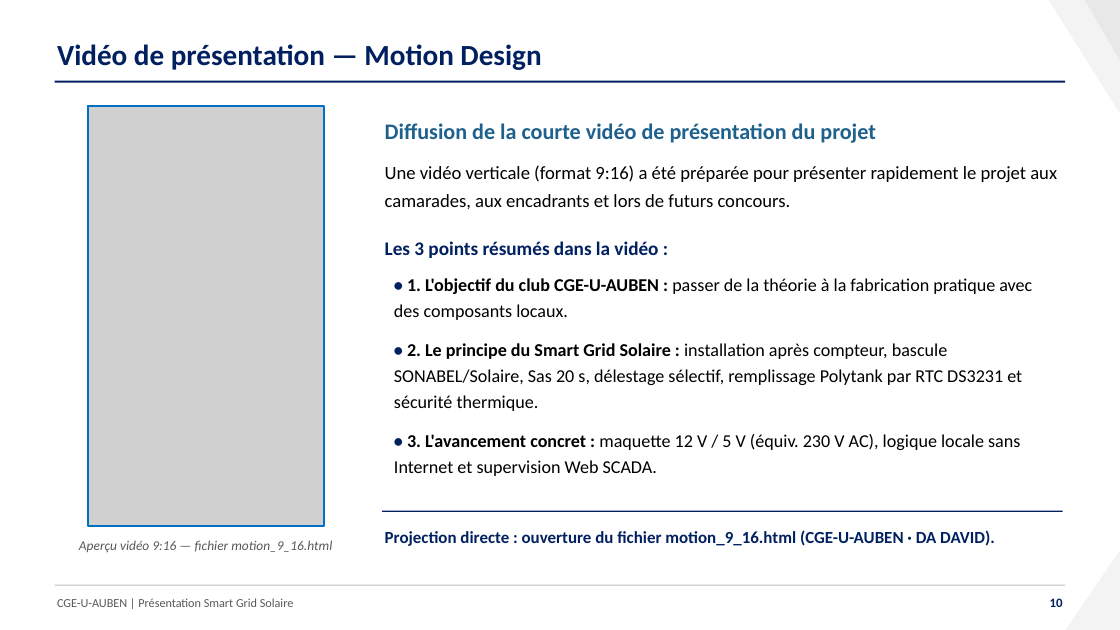
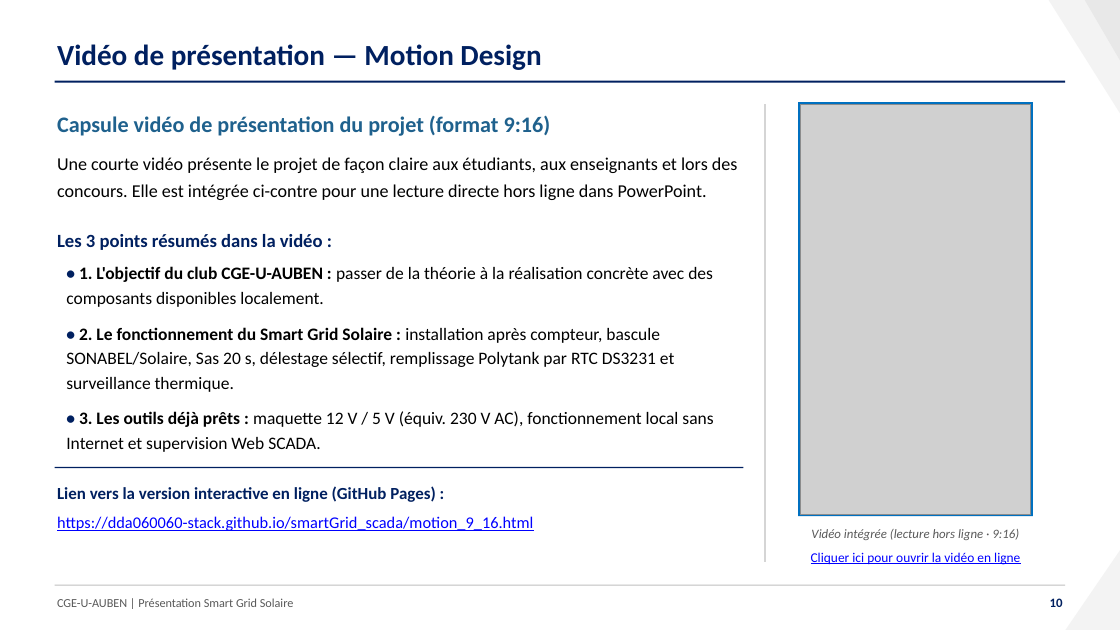
Before and after one commit to dda060060-stack/smartGrid_scada, a slide deck: slide 10 of Presentation_CGE_SmartGrid_UAUBEN.pptx. Drawn at 1120x630 pixels with LibreOffice and Linux fonts; fonts in the diff are those of the drawing; grey boxes stand for pictures. Boxes give left, top, right and bottom in pixels: in the first picture for what was removed or moved away, otherwise in the second. Text is boxed around its words. In the diff, an @@ line names an element or a change of style, - is before the commit and + after.

Commit message:
Intégrer la vidéo MP4 9:16 hors ligne et le lien cliquable GitHub Pages vérifié sur la Slide 10

```diff
--- a/Presentation_CGE_SmartGrid_UAUBEN.pptx
+++ b/Presentation_CGE_SmartGrid_UAUBEN.pptx
@@ text at box(57, 115, 551, 136): text changed @@
-Diffusion de la courte vidéo de présentation du projet
+Capsule vidéo de présentation du projet (format 9:16)
@@ picture removed at box(87, 106, 323, 526) @@
@@ rectangle removed at box(87, 106, 323, 526) @@
@@ rectangle added at box(765, 104, 765, 562), fill #BFBFBF @@
@@ rectangle added at box(798, 103, 1033, 517), fill #0070C0 @@
@@ picture added at box(801, 104, 1032, 514) @@
@@ text added at box(57, 157, 738, 200), 15.5 pt, text #000000 @@
+Une courte vidéo présente le projet de façon claire aux étudiants, aux enseignants et lors des concours. Elle est intégrée ci-contre pour une lecture directe hors ligne dans PowerPoint.
@@ text removed at box(385, 165, 1057, 209) @@
-Une vidéo verticale (format 9:16) a été préparée pour présenter rapidement le projet aux camarades, aux encadrants et lors de futurs concours.
@@ text "Les 3 points résumés dans ...": place and size @@
-text "Les 3 points résumés dans ..." at box(385, 241, 658, 258)
+text "Les 3 points résumés dans ..." at box(57, 234, 323, 250)
@@ text "Les 3 points résumés dans ..." at box(57, 234, 323, 250): size 16.5 to 16 pt @@
@@ text at box(66, 266, 713, 452): text changed; size 15.5 to 15 pt @@
-• 1. L'objectif du club CGE-U-AUBEN : passer de la théorie à la fabrication pratique avec des composants locaux.
-• 2. Le principe du Smart Grid Solaire : installation après compteur, bascule SONABEL/Solaire, Sas 20 s, délestage sélectif, remplissage Polytank par RTC DS3231 et sécurité thermique.
-• 3. L'avancement concret : maquette 12 V / 5 V (équiv. 230 V AC), logique locale sans Internet et supervision Web SCADA.
+• 1. L'objectif du club CGE-U-AUBEN : passer de la théorie à la réalisation concrète avec des composants disponibles localement.
+• 2. Le fonctionnement du Smart Grid Solaire : installation après compteur, bascule SONABEL/Solaire, Sas 20 s, délestage sélectif, remplissage Polytank par RTC DS3231 et surveillance thermique.
+• 3. Les outils déjà prêts : maquette 12 V / 5 V (équiv. 230 V AC), fonctionnement local sans Internet et supervision Web SCADA.
@@ rectangle: place and size @@
-rectangle at box(382, 511, 1063, 512)
+rectangle at box(55, 467, 744, 468)
@@ text added at box(57, 486, 435, 502), 14.5 pt, text #002060, bold @@
+Lien vers la version interactive en ligne (GitHub Pages) :
@@ text added at box(57, 516, 533, 531), 14 pt, text #0000FF, underline @@
+https://dda060060-stack.github.io/smartGrid_scada/motion_9_16.html
@@ text removed at box(385, 530, 995, 546) @@
-Projection directe : ouverture du fichier motion_9_16.html (CGE-U-AUBEN · DA DAVID).
@@ text added at box(811, 529, 1019, 540), 11 pt, text #595959, italic @@
+Vidéo intégrée (lecture hors ligne · 9:16)
@@ text removed at box(79, 540, 332, 552) @@
-Aperçu vidéo 9:16 — fichier motion_9_16.html
@@ text added at box(811, 552, 1020, 565), 11.5 pt, text #0000FF, underline @@
+Cliquer ici pour ouvrir la vidéo en ligne
```
